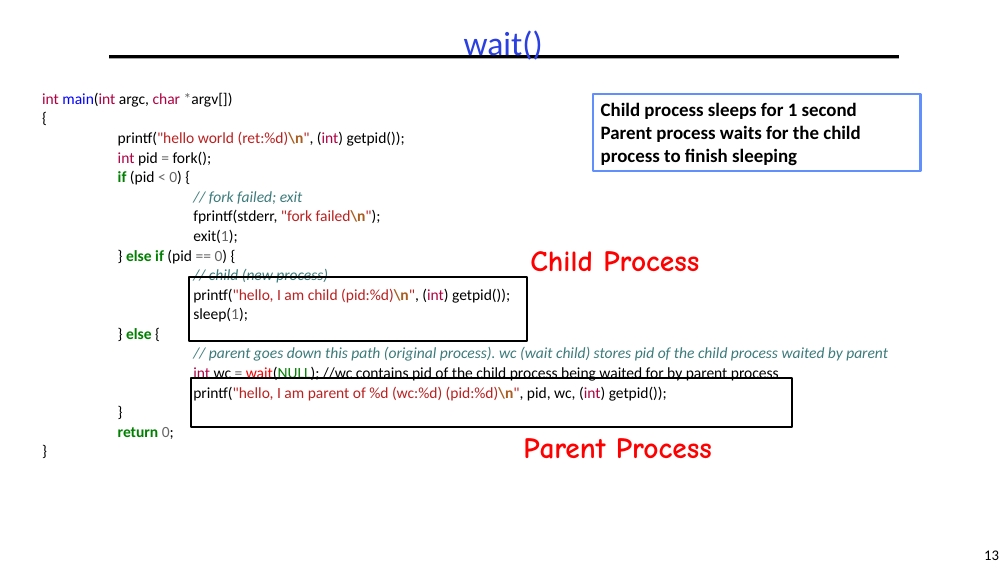
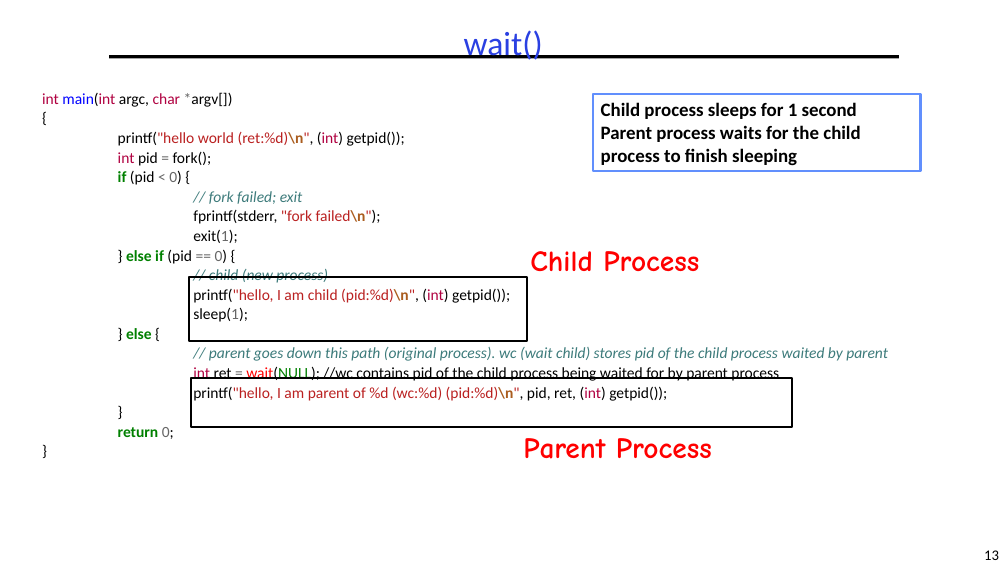
Before and after one commit to guhofstra/CSC256Fa25, a slide deck: slide 13 of PPTs/L2-Processes Threads.pptx. Drawn at 1008x567 pixels with LibreOffice and Linux fonts; fonts in the diff are those of the drawing. Boxes give left, top, right and bottom in pixels: in the first picture for what was removed or moved away, otherwise in the second. Text is boxed around its words. In the diff, an @@ line names an element or a change of style, - is before the commit and + after.

```diff
--- a/PPTs/L2-Processes Threads.pptx
+++ b/PPTs/L2-Processes Threads.pptx
@@ text at <box>193,367,779,401</box>: text changed @@
-int wc = wait(NULL); //wc contains pid of the child process being waited for by parent process
-printf("hello, I am parent of %d (wc:%d) (pid:%d)\n", pid, wc, (int) getpid());
+int ret = wait(NULL); //wc contains pid of the child process being waited for by parent process
+printf("hello, I am parent of %d (wc:%d) (pid:%d)\n", pid, ret, (int) getpid());
```
Also in this commit, not shown: 8 other slides changed, 1 other file.
